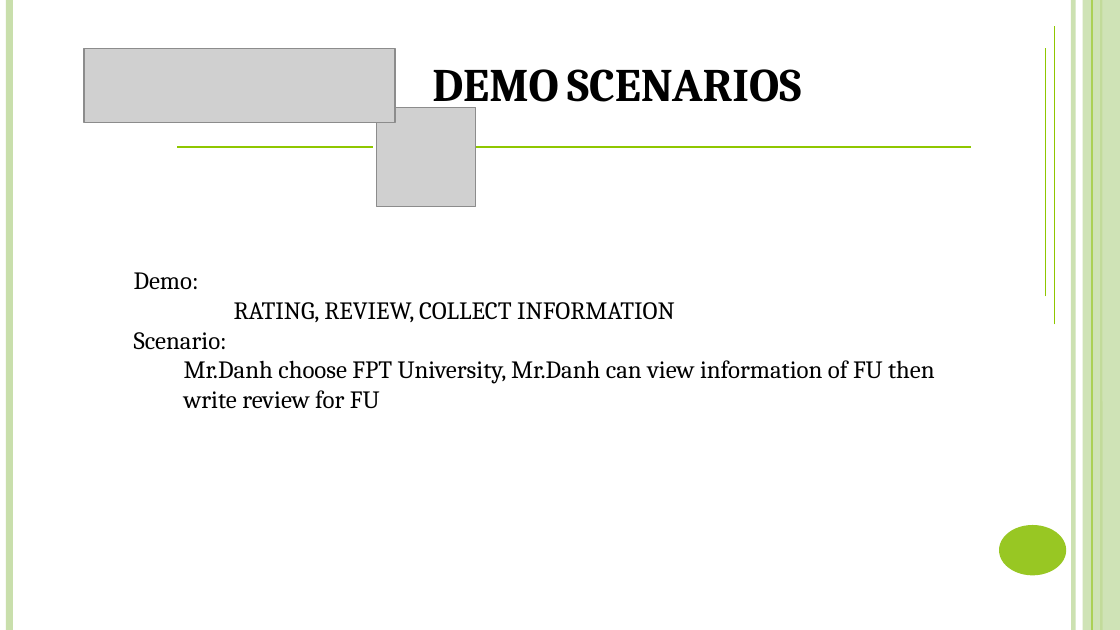
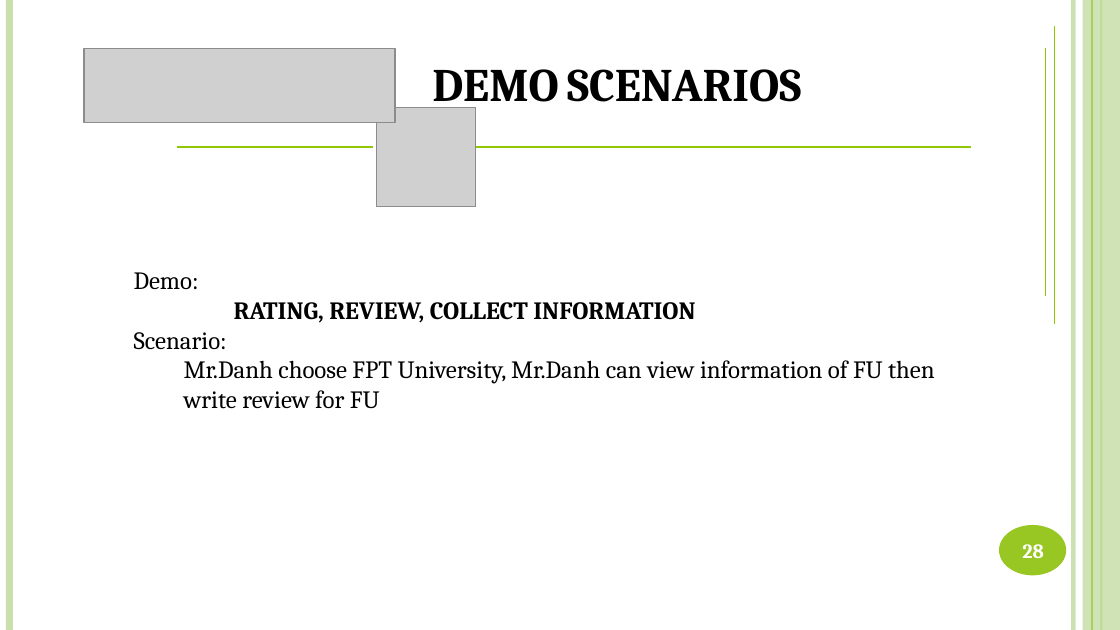
Before and after one commit to DanhLT2/Slide-Unistar, a slide deck: slide 28 of Slide-UniStar/UniStar.pptx. Drawn at 1120x630 pixels with LibreOffice and Linux fonts; fonts in the diff are those of the drawing; grey boxes stand for pictures. Boxes give left, top, right and bottom in pixels: in the first picture for what was removed or moved away, otherwise in the second. Text is boxed around its words. In the diff, an @@ line names an element or a change of style, - is before the commit and + after.

```diff
--- a/Slide-UniStar/UniStar.pptx
+++ b/Slide-UniStar/UniStar.pptx
@@ text at (234,302,695,323): bold on in "RATING, REVIEW, COLLECT INFORMATION" @@
@@ page number added at (1022,544,1043,558), 13 pt, text #FFFFFF, bold @@
+28
```
Also in this commit, not shown: 59 other slides changed, 11 slides added, 3 slides removed, 3 other files.
